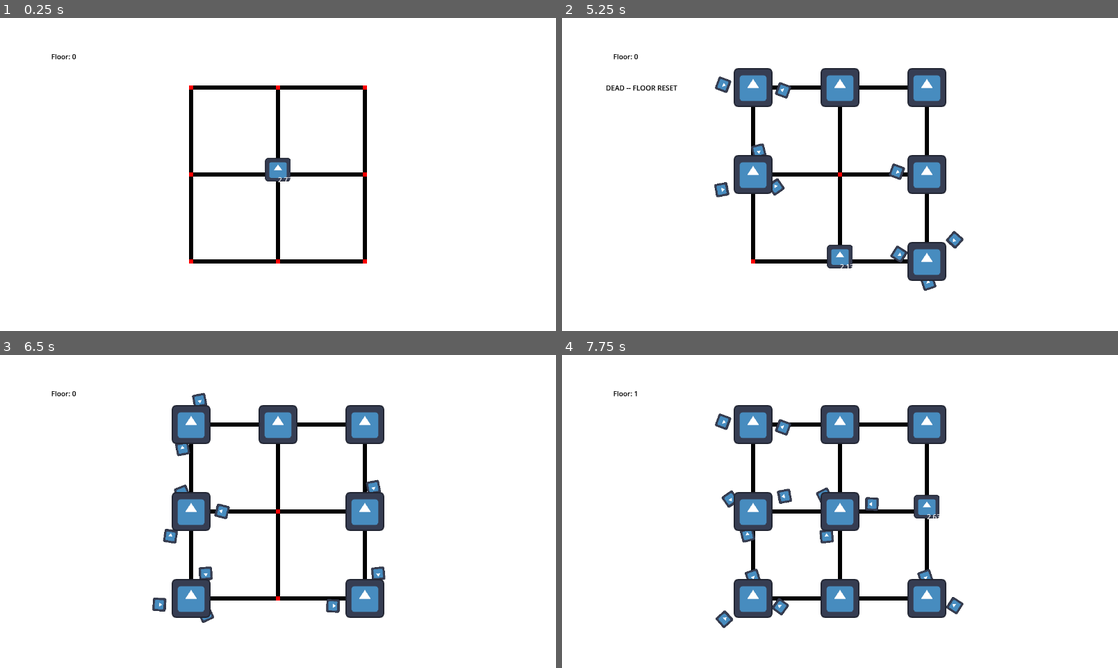
Above: before the commit, frames 1-4 (two rows, left to right).
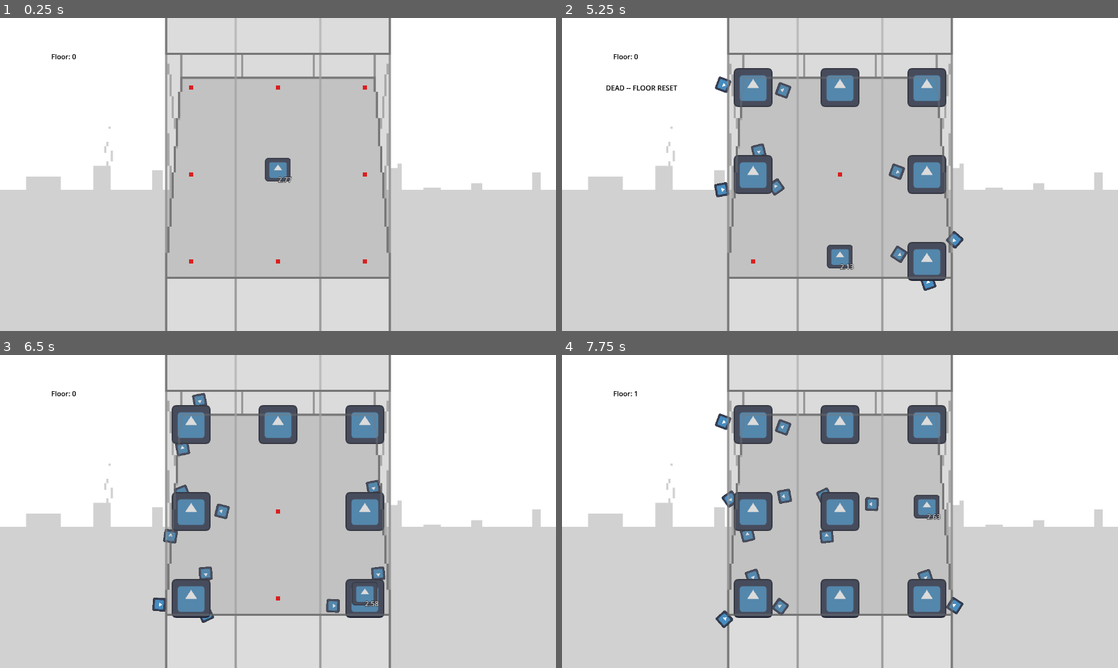
Above: after the commit, the same moments.

Repository: IsvyRed/Hatch
Game: Godot game, scene res://Gameplay Elements/main_level.tscn
Two runs of this game, one before a commit and one after it. Both use one fixed random seed, a clock stepped at 60 frames per second and the inputs below. Before the commit the project starts from res://Testing Tools/test_level.tscn. The engine's default icon, where the game draws it, is replaced by a stand-in: a white triangle on a blue panel in a dark square.
Inputs:
- Up to frame 1 (0.25 s): no input
- Up to frame 2 (5.25 s): tap Enter at 0.5 s; hold Right (Right) 0.53-1.28 s; tap Space (Next Floor) at 0.6, 1.55, 2.3, 3.05, 3.6, 4.35 s; hold Down (Down) 1.28-2.03 s; tap S (Attack) at 1.35, 5.1 s; hold Right (Right) 2.03-2.78 s; tap D (Attack1) at 2.1 s; hold Up (Up) 2.78-3.53 s; tap F (Attack2) at 2.85 s; hold Left (Left) 3.53-5.03 s; hold Down (Down) from 5.03 s (still down)
- Up to frame 3 (6.5 s): tap Space (Next Floor) at 5.3, 6.05 s; release Down (Down) at 5.78 s; hold Right (Right) from 5.78 s (still down); tap D (Attack1) at 5.85 s
- Up to frame 4 (7.75 s): release Right (Right) at 6.53 s; hold Up (Up) 6.53-7.28 s; tap F (Attack2) at 6.6 s; tap Space (Next Floor) at 6.8, 7.35 s; hold Right (Right) from 7.28 s (still down)

The runs differ from the first frame. In frame 1, 68% of the frame differs, in the area x 0-100%, y 0-100%; in frame 2, 63%; in frame 3, 62%; in frame 4, 61%.
Error in both runs: Invalid access of index '-1' on a base object of type: 'Array'. (res://Gameplay)

Commit message:
Layered background
Added layered background to main level and made the main level functional

Diff:
--- a/Gameplay Elements/Enemies/multi_hit_enemy.tscn
+++ b/Gameplay Elements/Enemies/multi_hit_enemy.tscn
@@ -7,6 +7,7 @@
 [sub_resource type="RectangleShape2D" id="RectangleShape2D_50ioy"]
 
 [node name="MultiHitEnemy" type="Area2D"]
+z_index = -1
 scale = Vector2(1.2, 1.2)
 collision_layer = 2
 collision_mask = 4
--- a/Gameplay Elements/GLOBALS.gd
+++ b/Gameplay Elements/GLOBALS.gd
@@ -6,7 +6,7 @@
 var enemies = [] #Use this reference to upgrade enemies when bus is cornered
 var upgradeUnits = 2
 var usedEnemies = []
-var debugDeathMsg
+var debugDeathMsg = null
 var lastDirection
 
 func clearEnemies():
@@ -21,4 +21,5 @@
 	usedEnemies.clear()
 
 func deathMessage():
-	debugDeathMsg.prompt()
+	if debugDeathMsg != null:
+		debugDeathMsg.prompt()
--- /dev/null
+++ b/Gameplay Elements/main_level.tscn
@@ -0,0 +1,110 @@
+[gd_scene load_steps=9 format=3 uid="uid://c1ieq5spgoubg"]
+
+[ext_resource type="PackedScene" uid="uid://bwiw68oyuvcma" path="res://Gameplay Elements/player.tscn" id="1_1wh16"]
+[ext_resource type="PackedScene" uid="uid://dxh7vnusjnor2" path="res://Gameplay Elements/valid_tile.tscn" id="2_yup6v"]
+[ext_resource type="PackedScene" uid="uid://cwh7sdilh4bx" path="res://Gameplay Elements/death_tile.tscn" id="3_ehsp4"]
+[ext_resource type="Texture2D" uid="uid://commo6keinbis" path="res://Sprites/HatchBackgroundBG.png" id="4_mxsub"]
+[ext_resource type="Texture2D" uid="uid://c7m4dj5d51lhb" path="res://Sprites/HatchBackgroundTower.png" id="5_5qebm"]
+[ext_resource type="Texture2D" uid="uid://dbf4do513b6ig" path="res://Sprites/HatchBackgroundGlass.png" id="6_rsaji"]
+[ext_resource type="PackedScene" uid="uid://chwfq4c53qhjf" path="res://Testing Tools/floor_counter.tscn" id="7_rsaji"]
+[ext_resource type="PackedScene" uid="uid://buptinn0f7qfe" path="res://Testing Tools/label.tscn" id="8_wbf2n"]
+
+[node name="MainLevel" type="Node2D"]
+
+[node name="ValidTiles" type="Node" parent="."]
+
+[node name="ValidTile1" parent="ValidTiles" instance=ExtResource("2_yup6v")]
+position = Vector2(200, 0)
+
+[node name="ValidTile2" parent="ValidTiles" instance=ExtResource("2_yup6v")]
+
+[node name="ValidTile3" parent="ValidTiles" instance=ExtResource("2_yup6v")]
+position = Vector2(200, -200)
+
+[node name="ValidTile4" parent="ValidTiles" instance=ExtResource("2_yup6v")]
+position = Vector2(0, -200)
+
+[node name="ValidTile5" parent="ValidTiles" instance=ExtResource("2_yup6v")]
+position = Vector2(-200, -200)
+
+[node name="ValidTile6" parent="ValidTiles" instance=ExtResource("2_yup6v")]
+position = Vector2(-200, 0)
+
+[node name="ValidTile7" parent="ValidTiles" instance=ExtResource("2_yup6v")]
+position = Vector2(-200, 200)
+
+[node name="ValidTile8" parent="ValidTiles" instance=ExtResource("2_yup6v")]
+position = Vector2(0, 200)
+
+[node name="ValidTile9" parent="ValidTiles" instance=ExtResource("2_yup6v")]
+position = Vector2(200, 200)
+
+[node name="DeathTiles" type="Node" parent="."]
+
+[node name="DeathTile" parent="DeathTiles" instance=ExtResource("3_ehsp4")]
+position = Vector2(-200, -400)
+
+[node name="DeathTile2" parent="DeathTiles" instance=ExtResource("3_ehsp4")]
+position = Vector2(0, -400)
+
+[node name="DeathTile3" parent="DeathTiles" instance=ExtResource("3_ehsp4")]
+position = Vector2(200, -400)
+
+[node name="DeathTile4" parent="DeathTiles" instance=ExtResource("3_ehsp4")]
+position = Vector2(400, -200)
+
+[node name="DeathTile5" parent="DeathTiles" instance=ExtResource("3_ehsp4")]
+position = Vector2(400, 0)
+
+[node name="DeathTile6" parent="DeathTiles" instance=ExtResource("3_ehsp4")]
+position = Vector2(400, 200)
+
+[node name="DeathTile7" parent="DeathTiles" instance=ExtResource("3_ehsp4")]
+position = Vector2(200, 400)
+
+[node name="DeathTile8" parent="DeathTiles" instance=ExtResource("3_ehsp4")]
+position = Vector2(0, 400)
+
+[node name="DeathTile9" parent="DeathTiles" instance=ExtResource("3_ehsp4")]
+position = Vector2(-200, 400)
+
+[node name="DeathTile10" parent="DeathTiles" instance=ExtResource("3_ehsp4")]
+position = Vector2(-400, 200)
+
+[node name="DeathTile11" parent="DeathTiles" instance=ExtResource("3_ehsp4")]
+position = Vector2(-400, 0)
+
+[node name="DeathTile12" parent="DeathTiles" instance=ExtResource("3_ehsp4")]
+position = Vector2(-400, -200)
+
+[node name="Camera2D" type="Camera2D" parent="."]
+
+[node name="Player" parent="." instance=ExtResource("1_1wh16")]
+
+[node name="HatchBackgroundBg" type="Sprite2D" parent="."]
+z_index = -1
+scale = Vector2(5, 5)
+texture = ExtResource("4_mxsub")
+
+[node name="HatchBackgroundTower" type="Sprite2D" parent="."]
+z_index = -1
+scale = Vector2(5, 5)
+texture = ExtResource("5_5qebm")
+
+[node name="HatchBackgroundGlass" type="Sprite2D" parent="."]
+z_index = 1
+scale = Vector2(5, 5)
+texture = ExtResource("6_rsaji")
+
+[node name="FloorCounter" parent="." instance=ExtResource("7_rsaji")]
+offset_left = -493.0
+offset_top = -272.0
+offset_right = -493.0
+offset_bottom = -272.0
+
+[node name="Label" parent="." instance=ExtResource("8_wbf2n")]
+offset_left = -539.0
+offset_top = -211.0
+offset_right = -426.0
+offset_bottom = -188.0
+text = "PLACEHOLDER"
--- a/Gameplay Elements/player.tscn
+++ b/Gameplay Elements/player.tscn
@@ -1,10 +1,14 @@
-[gd_scene load_steps=4 format=3 uid="uid://bwiw68oyuvcma"]
+[gd_scene load_steps=5 format=3 uid="uid://bwiw68oyuvcma"]
 
 [ext_resource type="Script" uid="uid://bereavdtwvx5n" path="res://Gameplay Elements/player.gd" id="1_oihdw"]
 [ext_resource type="Texture2D" uid="uid://cqdjjbsy4aaka" path="res://Sprites/icon.svg" id="2_v2t65"]
 
 [sub_resource type="RectangleShape2D" id="RectangleShape2D_xxies"]
 size = Vector2(20, 41)
+
+[sub_resource type="LabelSettings" id="LabelSettings_v2t65"]
+outline_size = 3
+outline_color = Color(0, 0, 0, 1)
 
 [node name="Player" type="Area2D"]
 collision_layer = 4
@@ -31,6 +35,7 @@
 [node name="VisualTimer" type="Label" parent="."]
 offset_right = 40.0
 offset_bottom = 23.0
+label_settings = SubResource("LabelSettings_v2t65")
 
 [connection signal="timeout" from="SlideTimer" to="." method="_on_slide_timer_timeout"]
 [connection signal="timeout" from="GameOverTimer" to="." method="_on_game_over_timer_timeout"]
--- a/Testing Tools/test_level.tscn
+++ b/Testing Tools/test_level.tscn
@@ -10,6 +10,7 @@
 [node name="TestLevel" type="Node2D"]
 
 [node name="TestBg" type="Sprite2D" parent="."]
+z_index = -5
 scale = Vector2(5, 5)
 texture = ExtResource("1_afx27")
 
--- a/project.godot
+++ b/project.godot
@@ -11,7 +11,7 @@
 [application]
 
 config/name="Hatch - github"
-run/main_scene="uid://lpiubfsstv5g"
+run/main_scene="uid://c1ieq5spgoubg"
 config/features=PackedStringArray("4.5", "Forward Plus")
 config/icon="res://Sprites/icon.svg"
 
@@ -23,6 +23,7 @@
 
 window/size/viewport_width=1280
 window/size/viewport_height=720
+window/stretch/mode="viewport"
 window/stretch/aspect="expand"
 window/canvas_textures/default_texture_filter=0
 
Binary file added: Sprites/HatchBackgroundBG.png
Not shown, added: Sprites/HatchBackgroundBG.png.import
Binary file added: Sprites/HatchBackgroundGlass.png
Not shown, added: Sprites/HatchBackgroundGlass.png.import
Binary file added: Sprites/HatchBackgroundTower.png
Not shown, added: Sprites/HatchBackgroundTower.png.import
